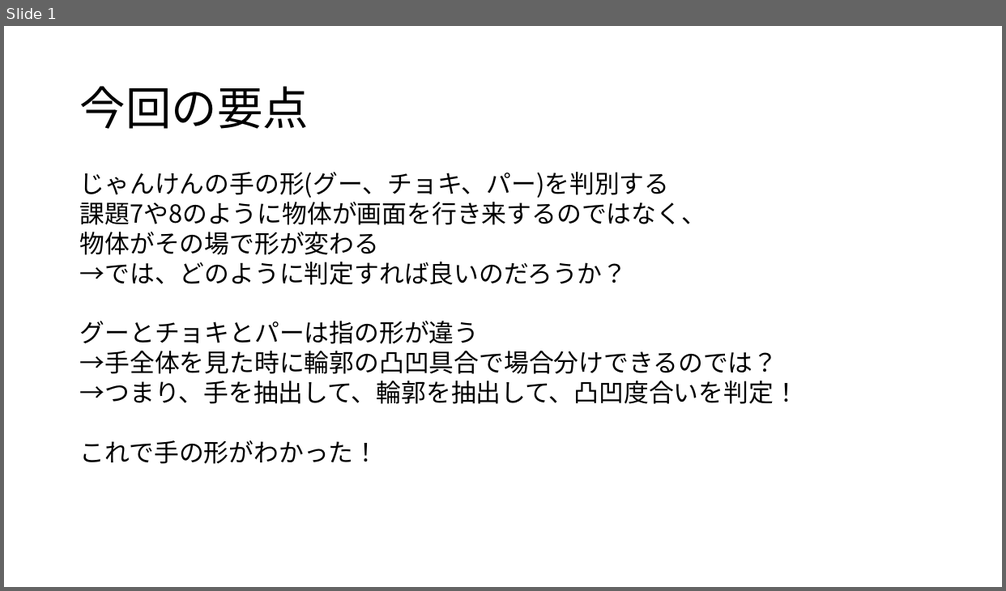
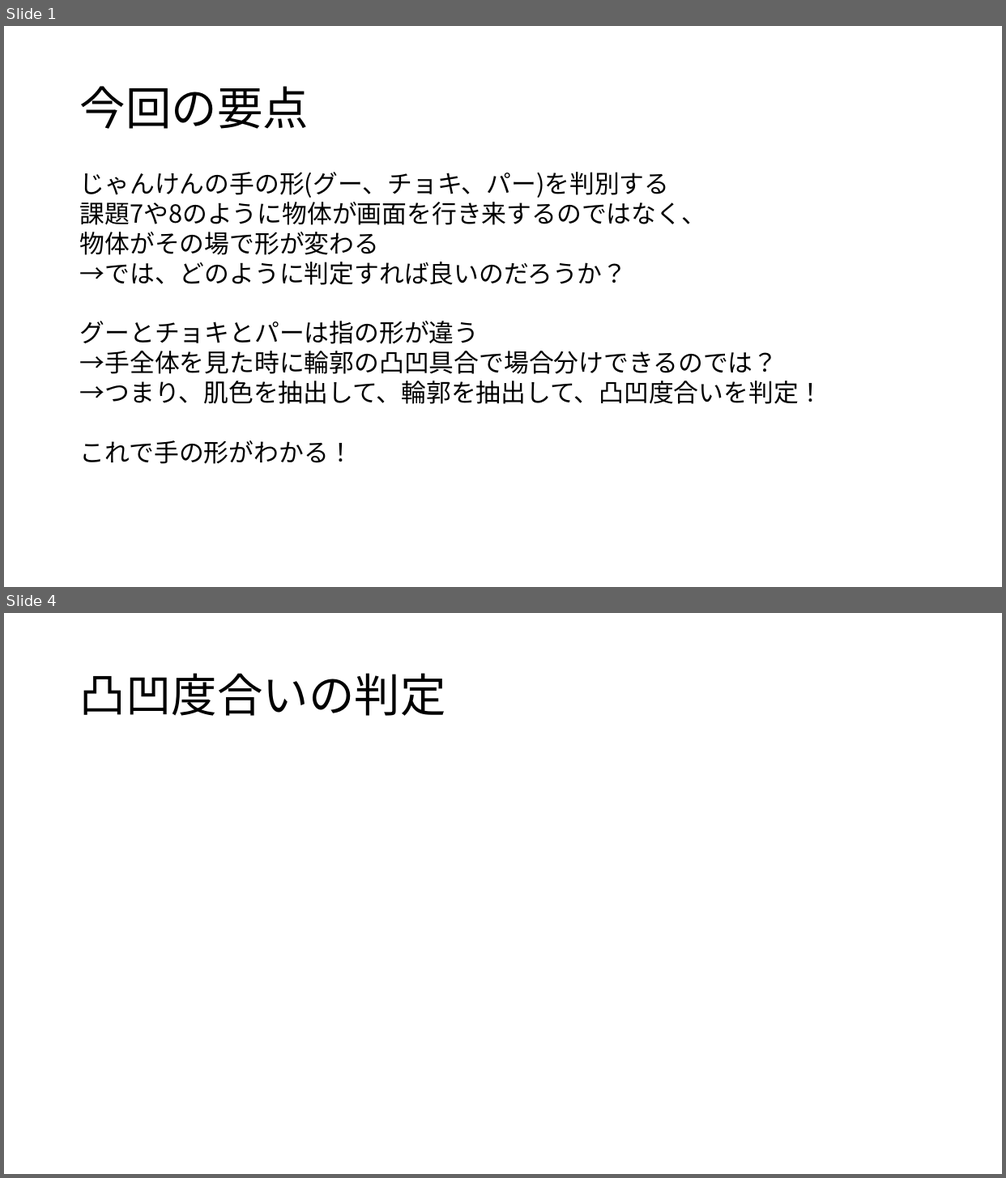
Before and after one commit to Ebichan610/univ_prog_experiment_project, a slide deck: python/ex9/2412747_kadai9.pptx. Shown one above the other, each under a label of ours: slide 1 before the commit, slides 1 and 4 after it; the slides between them are not shown. The pictures are 1006x591 and 1006x1178 pixels, drawn with LibreOffice and Linux fonts; fonts in the diff are those of the drawing. Boxes give left, top, right and bottom in pixels: in the first picture for what was removed or moved away, otherwise in the second. Text is boxed around its words. In the diff, an @@ line names an element or a change of style, - is before the commit and + after.

```diff
--- a/python/ex9/2412747_kadai9.pptx
+++ b/python/ex9/2412747_kadai9.pptx
@@ slide 4 added at [4,613,1002,1174], background #FFFFFF @@
@@ title added at [80,673,446,716], 44 pt, text #000000 @@
+凸凹度合いの判定
@@ slide 1 changed as well @@
@@ text at [80,381,824,464]: text changed @@
-→つまり、手を抽出して、輪郭を抽出して、凸凹度合いを判定！
-これで手の形がわかった！
+→つまり、肌色を抽出して、輪郭を抽出して、凸凹度合いを判定！
+これで手の形がわかる！
```
Also in this commit, not shown: 1 other slide changed, 1 other slide added, 1 slide removed, 4 other files.
